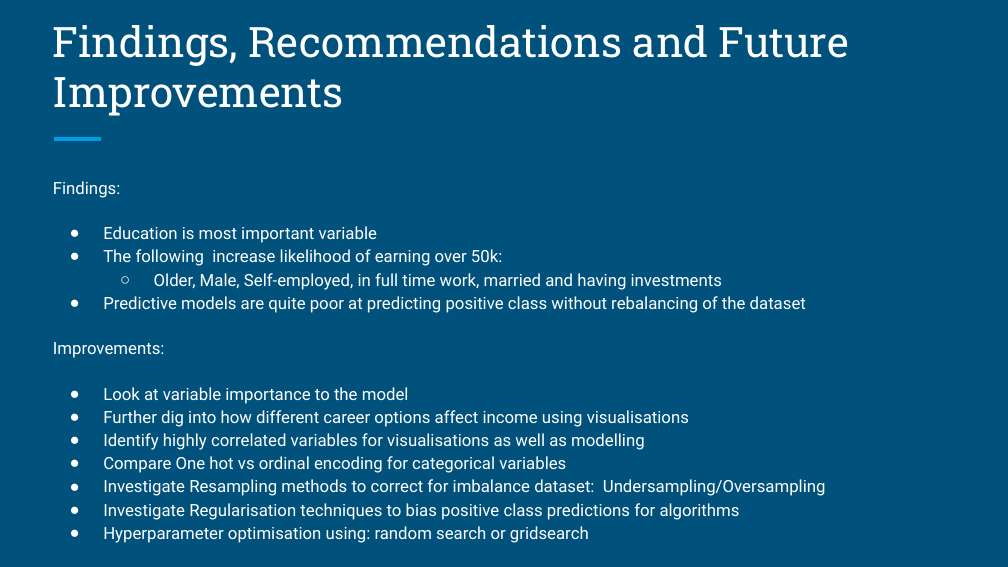
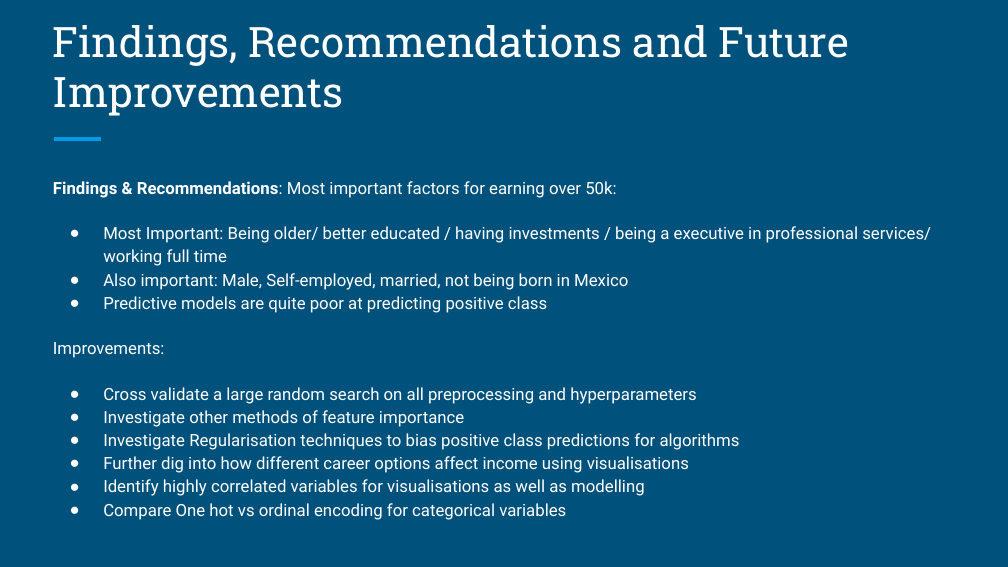
Before and after one commit to matthewgalloway/salary_predictions, a slide deck: slide 9 of Presentation.pptx (slide 8 before the commit). Drawn at 1008x567 pixels with LibreOffice and Linux fonts; fonts in the diff are those of the drawing. Boxes give left, top, right and bottom in pixels: in the first picture for what was removed or moved away, otherwise in the second. Text is boxed around its words. In the diff, an @@ line names an element or a change of style, - is before the commit and + after.

```diff
--- a/Presentation.pptx
+++ b/Presentation.pptx
@@ text at <box>53,181,931,313</box>: text changed @@
-Findings:
-● Education is most important variable
-● The following increase likelihood of earning over 50k:
-  ○ Older, Male, Self-employed, in full time work, married and having investments
-● Predictive models are quite poor at predicting positive class without rebalancing of the dataset
+Findings & Recommendations: Most important factors for earning over 50k:
+● Most Important: Being older/ better educated / having investments / being a executive in professional services/ working full time
+● Also important: Male, Self-employed, married, not being born in Mexico
+● Predictive models are quite poor at predicting positive class
@@ text at <box>103,387,740,450</box>: text changed @@
-● Look at variable importance to the model
+● Cross validate a large random search on all preprocessing and hyperparameters
+● Investigate other methods of feature importance
+● Investigate Regularisation techniques to bias positive class predictions for algorithms
@@ text at <box>103,479,826,543</box>: paragraphs removed @@
-● Investigate Resampling methods to correct for imbalance dataset: Undersampling/Oversampling
-● Investigate Regularisation techniques to bias positive class predictions for algorithms
-● Hyperparameter optimisation using: random search or gridsearch
```
Also in this commit, not shown: 4 other slides changed, 6 slides added, 6 slides removed, 5 other files.
